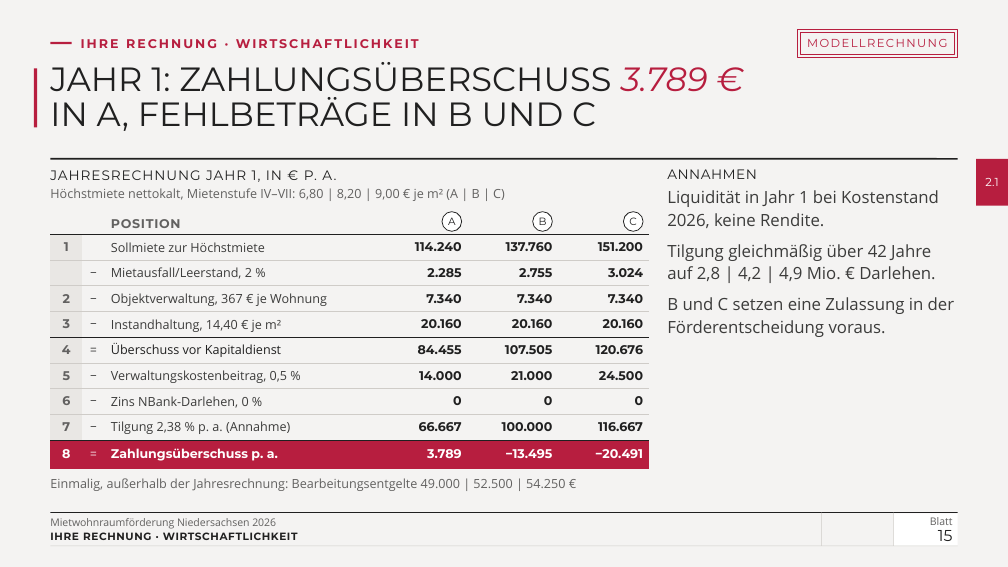
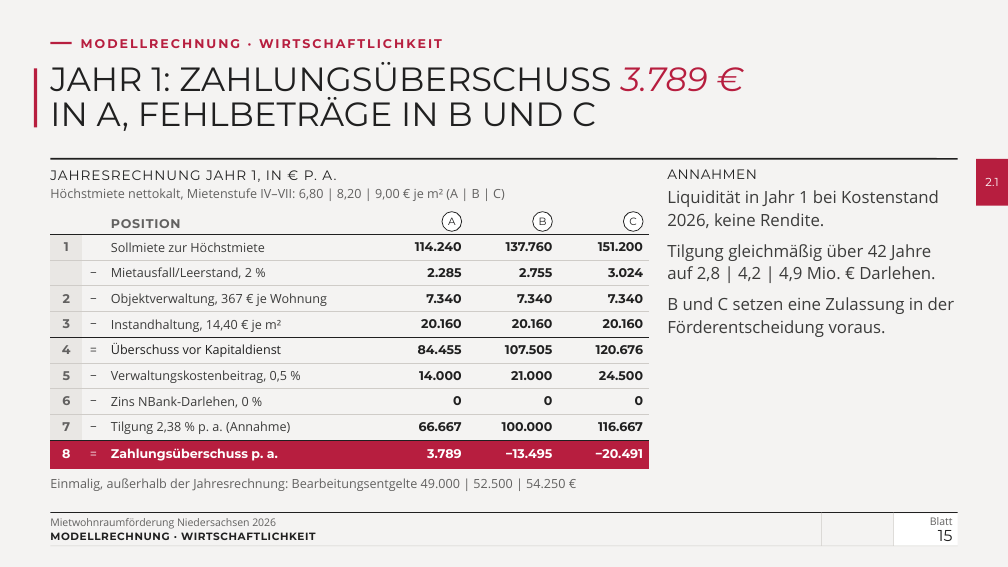
Before and after one commit to vgedaschko/NBank, a slide deck: slide 15 of praesentation/dist/PGN-Mietwohnraumfoerderung-Niedersachsen-2026-Vortrag.pptx. Drawn at 1008x567 pixels with LibreOffice and Linux fonts; fonts in the diff are those of the drawing; background and template pictures are left out. Boxes give left, top, right and bottom in pixels: in the first picture for what was removed or moved away, otherwise in the second. Text is boxed around its words. In the diff, an @@ line names an element or a change of style, - is before the commit and + after.

```diff
--- a/praesentation/dist/PGN-Mietwohnraumfoerderung-Niedersachsen-2026-Vortrag.pptx
+++ b/praesentation/dist/PGN-Mietwohnraumfoerderung-Niedersachsen-2026-Vortrag.pptx
@@ rectangle removed at (798, 29, 958, 57) @@
@@ text at (81, 39, 442, 48): text changed @@
-IHRE RECHNUNG · WIRTSCHAFTLICHKEIT
+MODELLRECHNUNG · WIRTSCHAFTLICHKEIT
@@ rectangle removed at (801, 32, 955, 54) @@
-MODELLRECHNUNG
@@ text at (50, 532, 316, 540): text changed @@
-IHRE RECHNUNG · WIRTSCHAFTLICHKEIT
+MODELLRECHNUNG · WIRTSCHAFTLICHKEIT
```
Also in this commit, not shown: 29 other slides changed, 31 other files.
